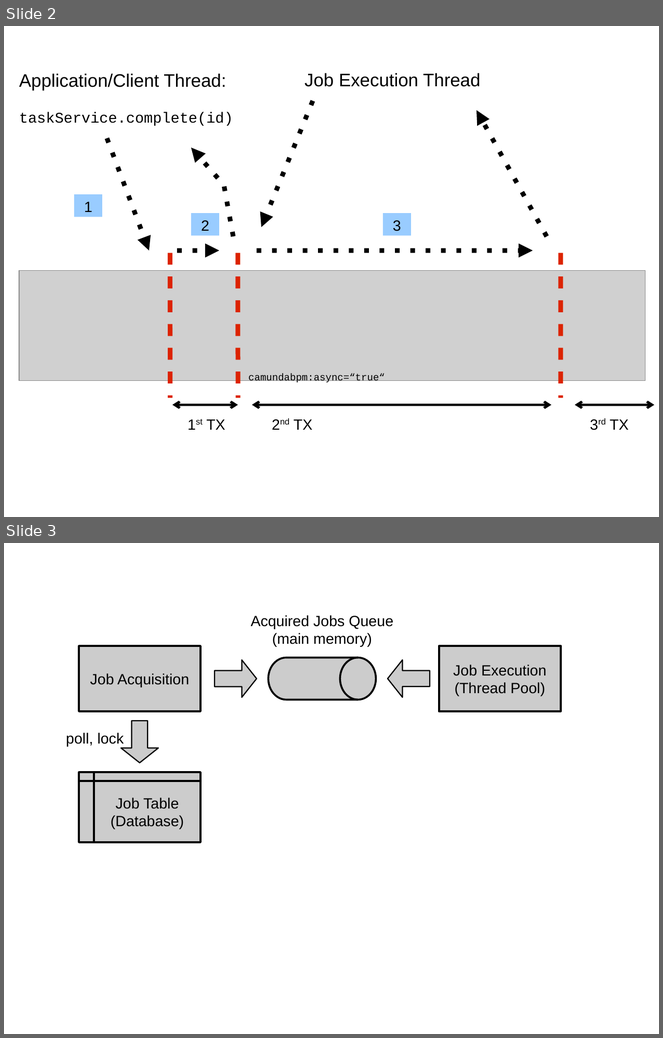
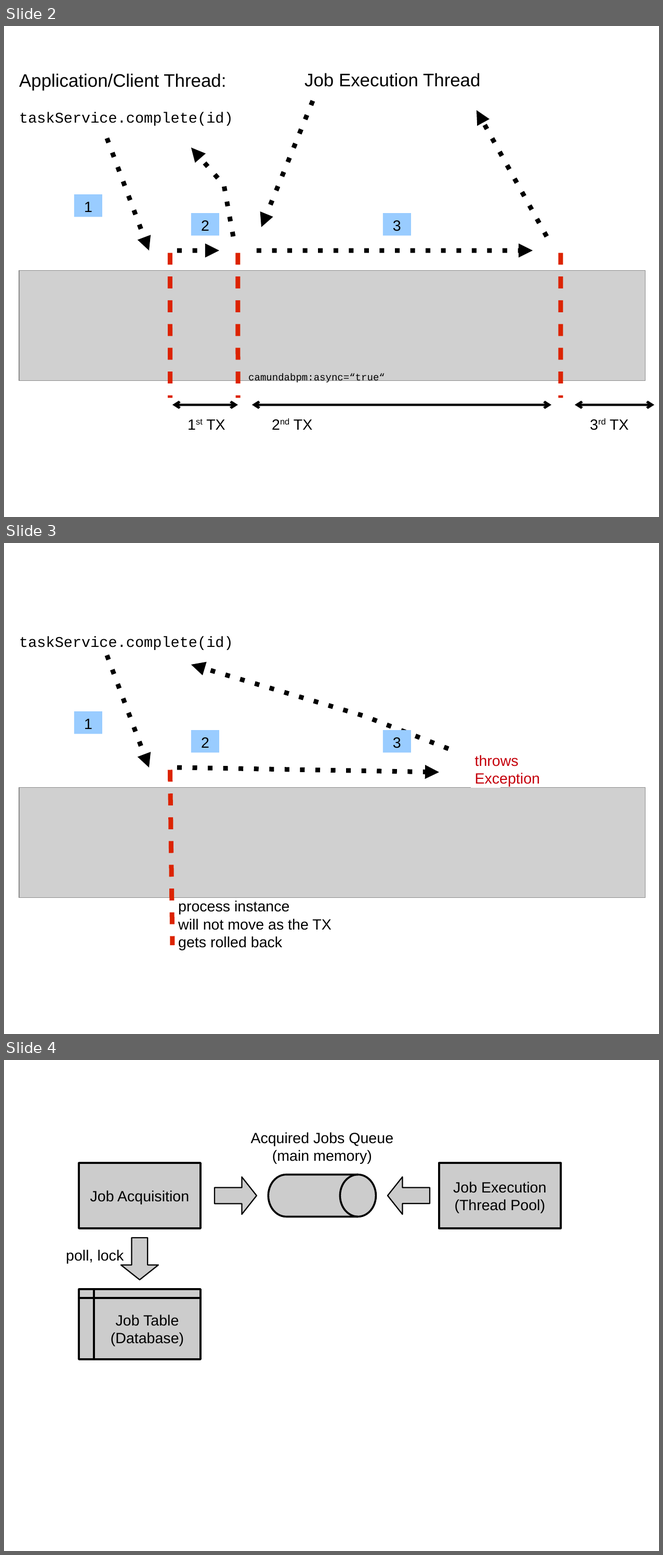
Before and after one commit to camunda/camunda-docs-manual, a slide deck: develop/drawings/job-executor/job-executor.odp. Shown one above the other, each under a label of ours: slides 2 and 3 before the commit, slides 2, 3 and 4 after it. The pictures are 663x1038 and 663x1555 pixels, drawn with LibreOffice and Linux fonts; fonts in the diff are those of the drawing; grey boxes stand for pictures. Boxes give left, top, right and bottom in pixels: in the first picture for what was removed or moved away, otherwise in the second. Text is boxed around its words. In the diff, an @@ line names an element or a change of style, - is before the commit and + after.

Commit message:
add(guide): merged Thread+and+Transaction+Management from foxUserGuide related to CAM-1276

```diff
--- a/develop/drawings/job-executor/job-executor.odp
+++ b/develop/drawings/job-executor/job-executor.odp
@@ slide 3 added at bbox=[4, 543, 659, 1034], background #FFFFFF @@
@@ text added at bbox=[19, 637, 233, 650], 18 pt, text #000000 @@
+taskService.complete(id)
@@ arrow added from (107, 655) to (149, 768), #000000 5.67 pt @@
@@ freeform shape added at bbox=[191, 665, 449, 749], outline #000000 5.67 pt @@
@@ rectangle added at bbox=[74, 711, 102, 734], fill #99CCFF, 18 pt, text #000000 @@
+1
@@ rectangle added at bbox=[191, 730, 219, 753], fill #99CCFF, 18 pt, text #000000 @@
+2
@@ rectangle added at bbox=[383, 730, 411, 753], fill #99CCFF, 18 pt, text #000000 @@
+3
@@ rounded rectangle added at bbox=[468, 750, 505, 788], fill #FFFFFF, outline #FFFFFF 0 pt, 18 pt, text #C5000B @@
+throws
+Exception
@@ line added from (170, 770) to (172, 945), #DC2300 5.67 pt @@
@@ arrow added from (177, 768) to (439, 772), #000000 5.67 pt @@
@@ picture added at bbox=[19, 788, 646, 898] @@
@@ text added at bbox=[178, 901, 331, 950], 18 pt, text #000000 @@
+process instance
+will not move as the TX
+gets rolled back
@@ what was slide 3 is now slide 4 @@
```
